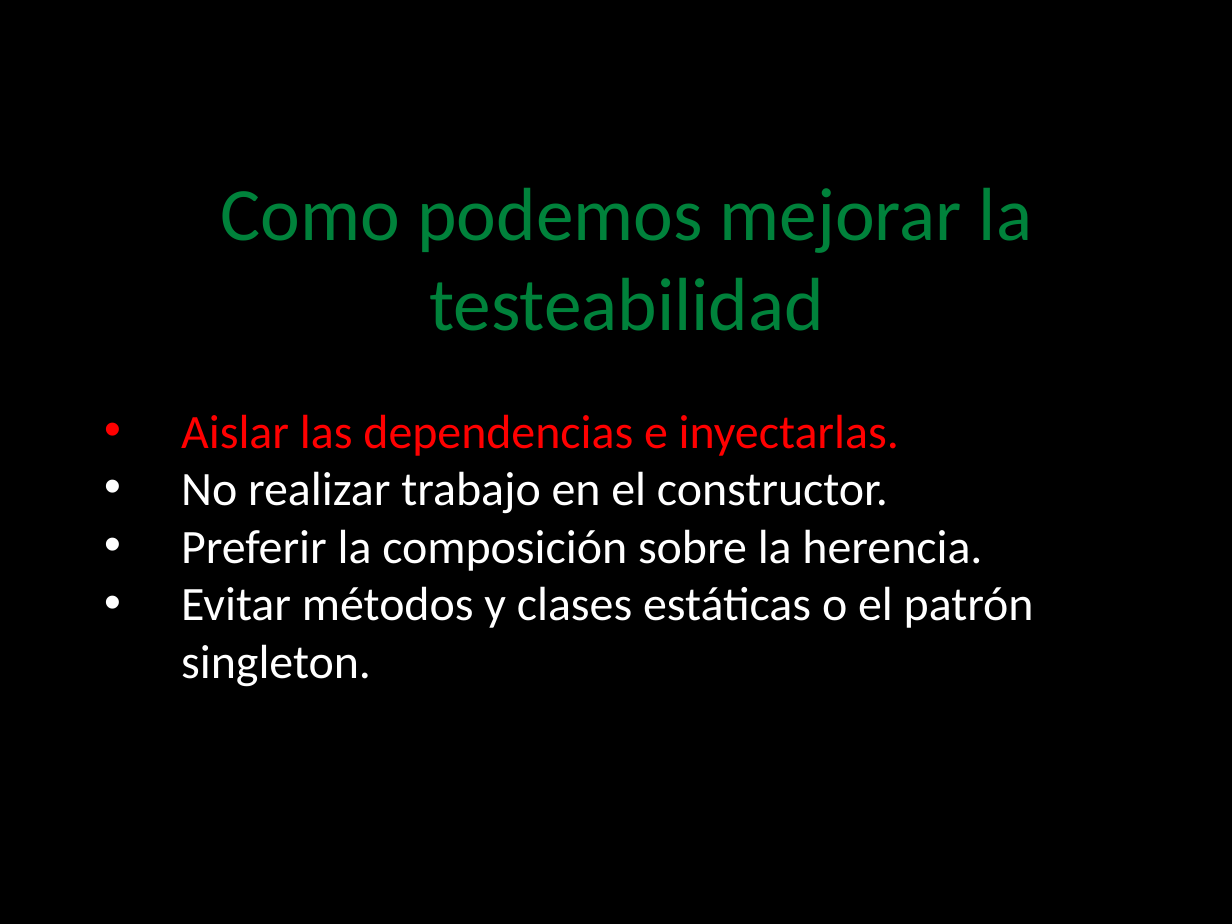
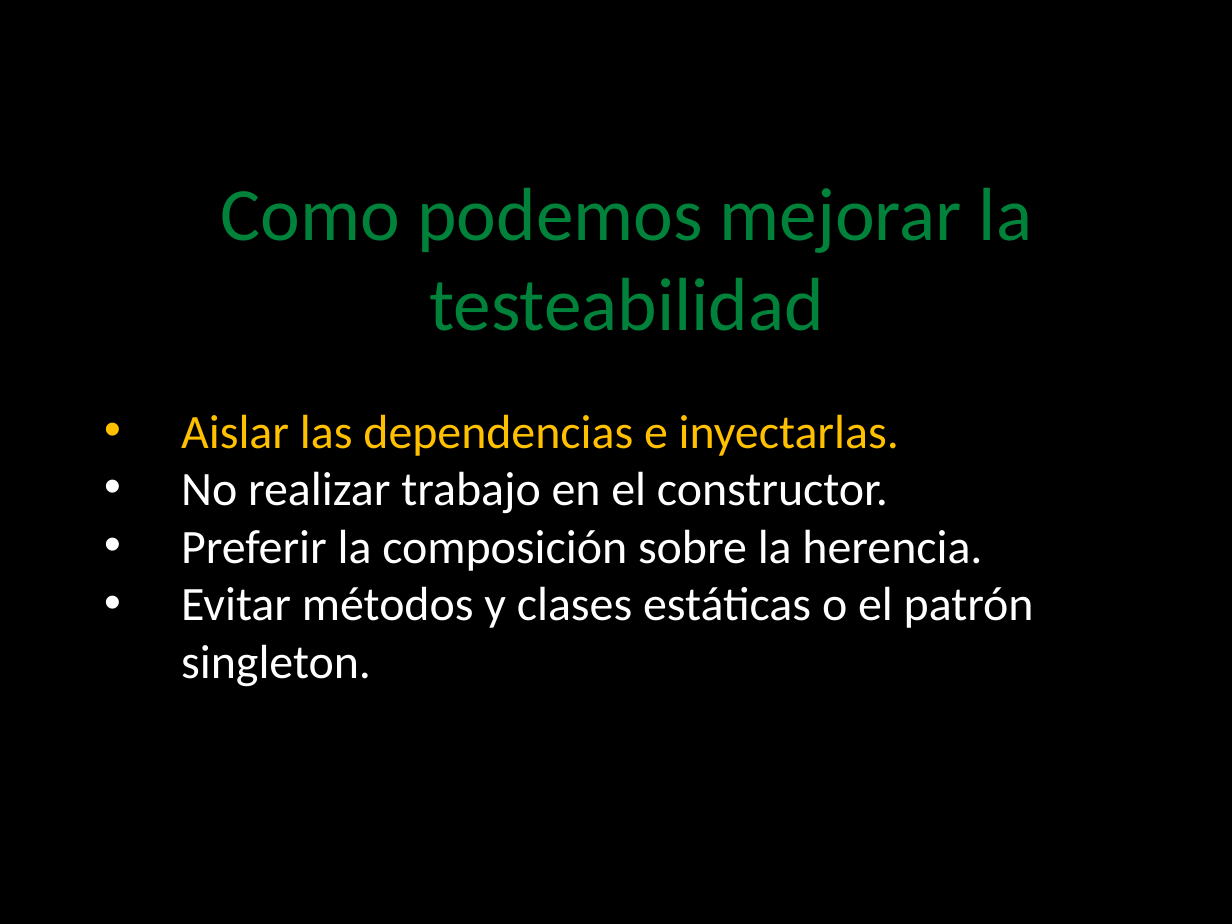
Before and after one commit to angelnunezsalazar/Test-Automation-NET, a slide deck: slide 5 of Diapositivas/3. Design For Testeability.pptx. Drawn at 1232x924 pixels with LibreOffice and Linux fonts; fonts in the diff are those of the drawing; background and template pictures are left out. Boxes give left, top, right and bottom in pixels: in the first picture for what was removed or moved away, otherwise in the second. Text is boxed around its words. In the diff, an @@ line names an element or a change of style, - is before the commit and + after.

```diff
--- a/Diapositivas/3. Design For Testeability.pptx
+++ b/Diapositivas/3. Design For Testeability.pptx
@@ text at (x1=181, y1=414, x2=899, y2=456): text colour #FF0000 to #FFC000 in "Aislar las dependencias e inyectarlas." @@
```
Also in this commit, not shown: 3 other slides changed, 5 other files.
